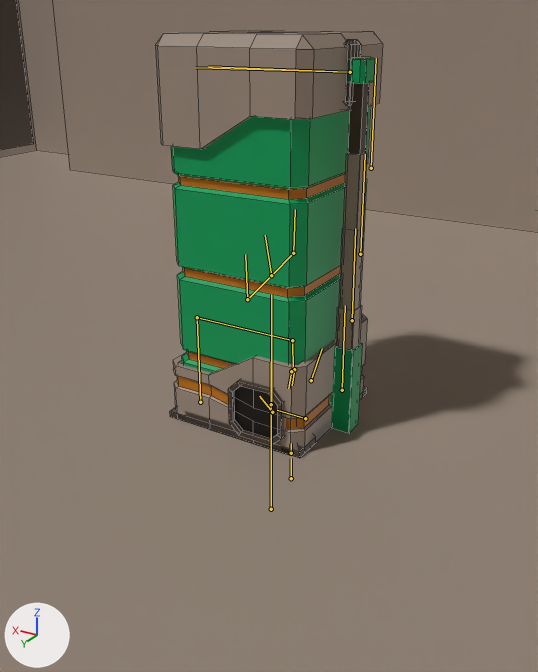
One commit to the Blender file Assets/VariousObjects.blend: the scene before it, then after it.
The view is the same before and after, from a 50 mm lens placed at (-7.06, 11.86, 7.49), pointed at (0.06, 0.0, 1.56). The lights are fixed; the arrows at lower left show +X, +Y and +Z. Both versions are drawn at frame 50 of the action 'BotFactory_BuildMedium'; the numbers are the values there. The bones that bend it are drawn over the model as lines. Mesh edges are drawn as thin lines on the coarser meshes.

Names of what the first picture shows: 'BotFactory_Mesh', 'Factory_Mesh'.
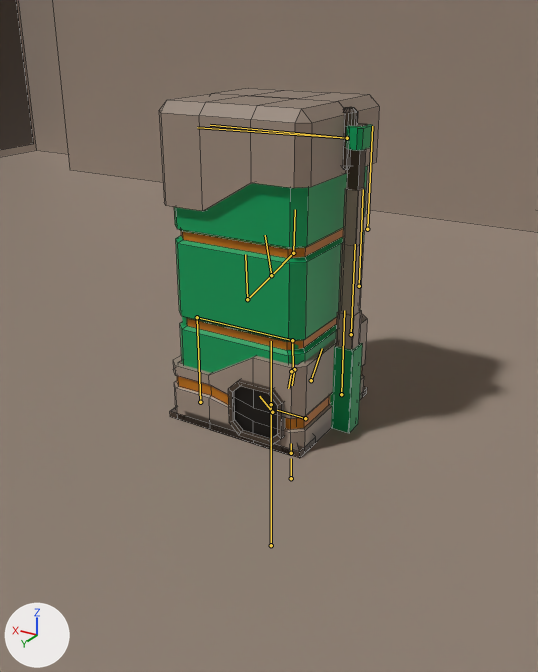
Where the change shows, as pixel boxes [x1, y1, x2, y2] in the pictures (538 x 672 px):
'BotFactory_Mesh', posed
    before: [155, 30, 383, 454]
    after: [159, 88, 379, 454]
bone 'Cover', root to tip
    before: (271, 509) to (271, 294)
    after: (271, 545) to (271, 341)
bone 'Arm1', root to tip
    before: (342, 390) to (345, 305)
    after: (341, 394) to (344, 310)
bone 'Arm2', root to tip
    before: (352, 320) to (355, 228)
    after: (351, 334) to (355, 244)
bone 'Arm3', root to tip
    before: (360, 254) to (365, 154)
    after: (359, 286) to (363, 189)
bone 'Arm4', root to tip
    before: (371, 168) to (376, 58)
    after: (367, 229) to (372, 126)

Patch to the scene script:
```diff
--- a/Assets/VariousObjects.blend.py
+++ b/Assets/VariousObjects.blend.py
@@ bone_cover @@
 bone_cover = bpy.data.objects['BotFactory_Arma'].pose.bones['Cover']  # child of 'Root'
-bone_cover.location = (0.0, 3.67, 0.0)
+bone_cover.location = (0.0, 2.67, 0.0)
@@ bone_arm1 @@
 bone_arm1 = bpy.data.objects['BotFactory_Arma'].pose.bones['Arm1']  # child of 'Root'
-bone_arm1.location = (0.0, 0.75, 0.0)
+bone_arm1.location = (0.0, 0.65, 0.0)
@@ bone_arm2 @@
 bone_arm2 = bpy.data.objects['BotFactory_Arma'].pose.bones['Arm2']  # child of 'Arm1'
-bone_arm2.location = (-0.01, 1.47, 0.0)
+bone_arm2.location = (-0.01, 1.28, 0.0)
@@ bone_arm3 @@
 bone_arm3 = bpy.data.objects['BotFactory_Arma'].pose.bones['Arm3']  # child of 'Arm2'
-bone_arm3.location = (-0.01, 1.27, 0.0)
+bone_arm3.location = (-0.01, 0.95, 0.0)
@@ bone_arm4 @@
 bone_arm4 = bpy.data.objects['BotFactory_Arma'].pose.bones['Arm4']  # child of 'Arm3'
-bone_arm4.location = (0.0, 0.74, 0.0)
+bone_arm4.location = (0.0, 0.28, 0.0)
```
